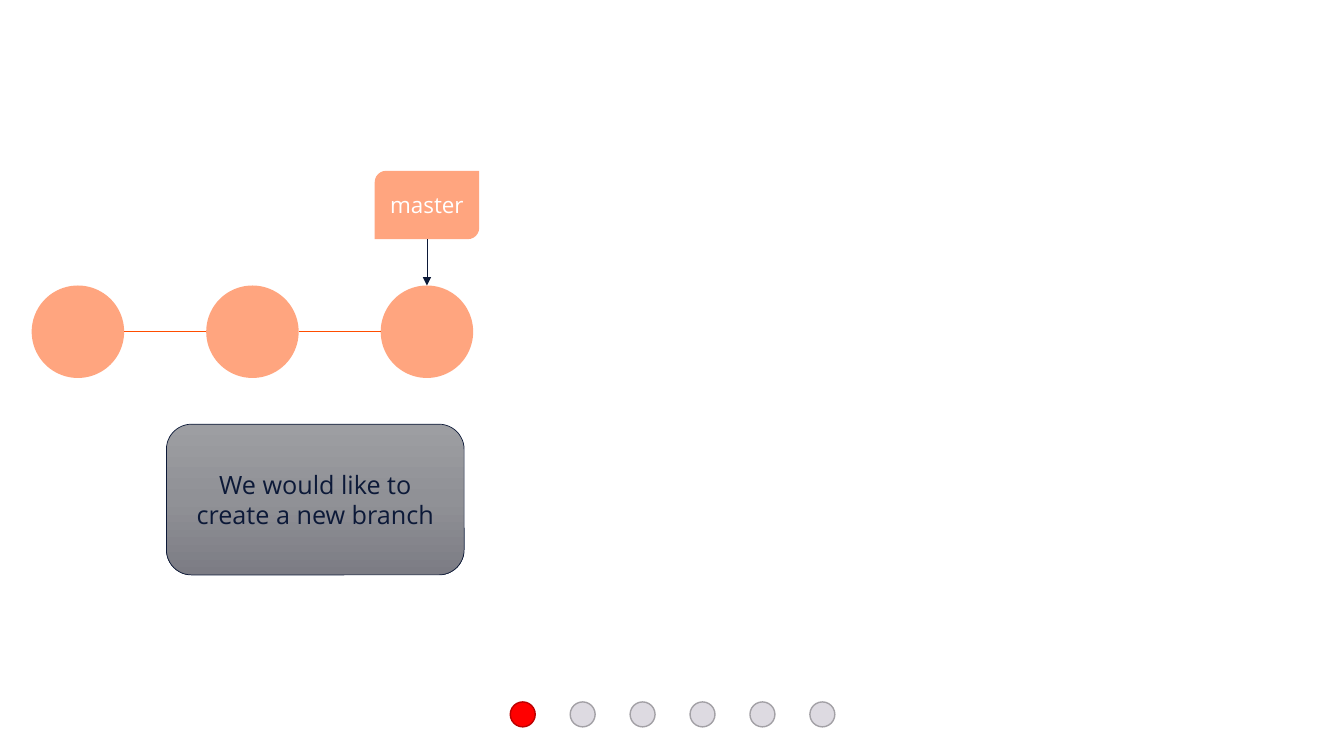
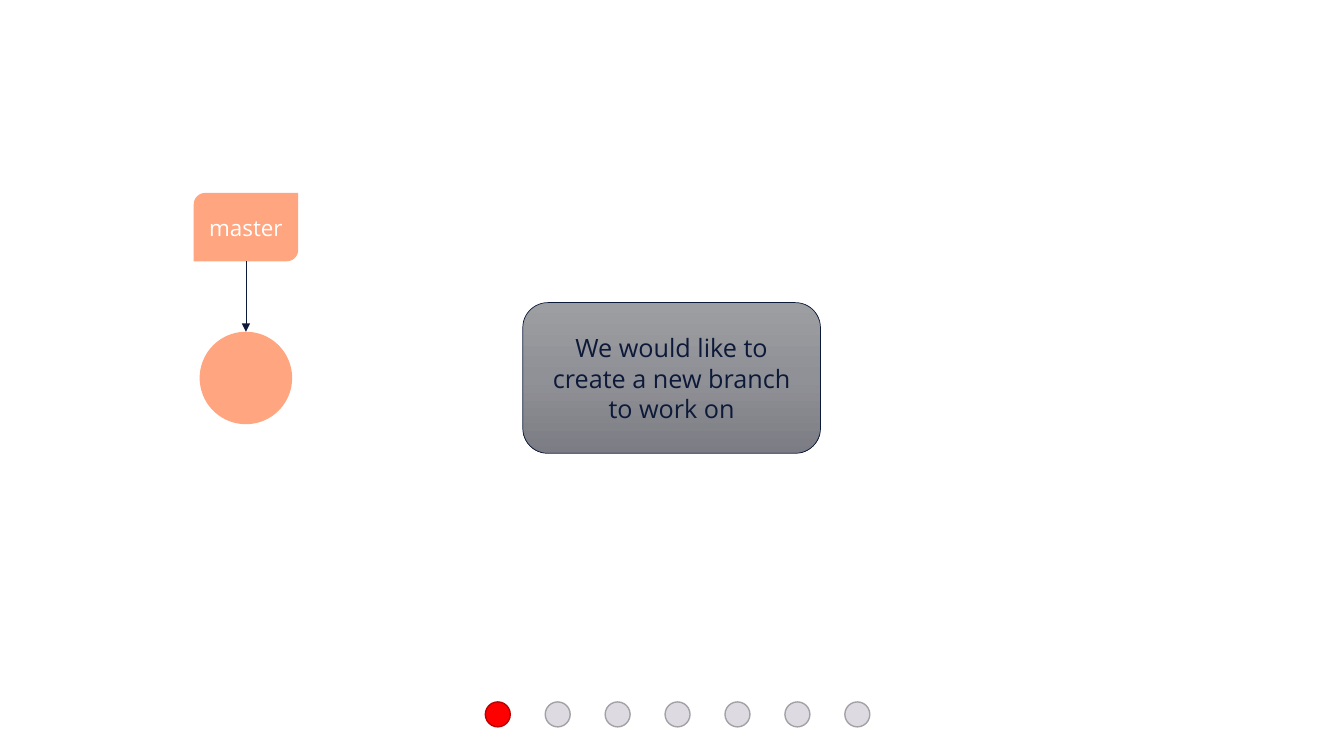
Before and after one commit to e815135/Shiny-App-Project, a slide deck: slide 36 of making basic workflow diagram.pptx. Drawn at 1344x756 pixels with LibreOffice and Linux fonts; fonts in the diff are those of the drawing. Boxes give left, top, right and bottom in pixels: in the first picture for what was removed or moved away, otherwise in the second. Text is boxed around its words. In the diff, an @@ line names an element or a change of style, - is before the commit and + after.

```diff
--- a/making basic workflow diagram.pptx
+++ b/making basic workflow diagram.pptx
@@ round diag rect "master": place and size @@
-round diag rect "master" at bbox=[375, 170, 480, 239]
+round diag rect "master" at bbox=[194, 193, 298, 261]
@@ arrow moved from (427, 239) - (427, 285) to (246, 261) - (246, 332) @@
@@ rounded rectangle "We would like to create ...": place and size @@
-rounded rectangle "We would like to create ..." at bbox=[166, 424, 464, 576]
+rounded rectangle "We would like to create ..." at bbox=[523, 302, 821, 454]
@@ ellipse: place and size @@
-ellipse at bbox=[31, 285, 124, 378]
+ellipse at bbox=[200, 332, 292, 424]
@@ group removed at bbox=[124, 285, 474, 378]: 2 ellipses, 2 lines @@
@@ text in rounded rectangle at bbox=[553, 338, 790, 418]: text changed @@
-We would like to create a new branch
+We would like to create a new branch to work on
@@ 6 ellipses: place and size @@
-6 ellipses at bbox=[510, 702, 835, 727]
+6 ellipses at bbox=[485, 702, 811, 727]
@@ ellipse added at bbox=[845, 702, 870, 727], fill #DDDAE1, outline #A3A1A6 1 pt @@
```
Also in this commit, not shown: 9 other slides changed, 2 slides added, 1 slide removed.
